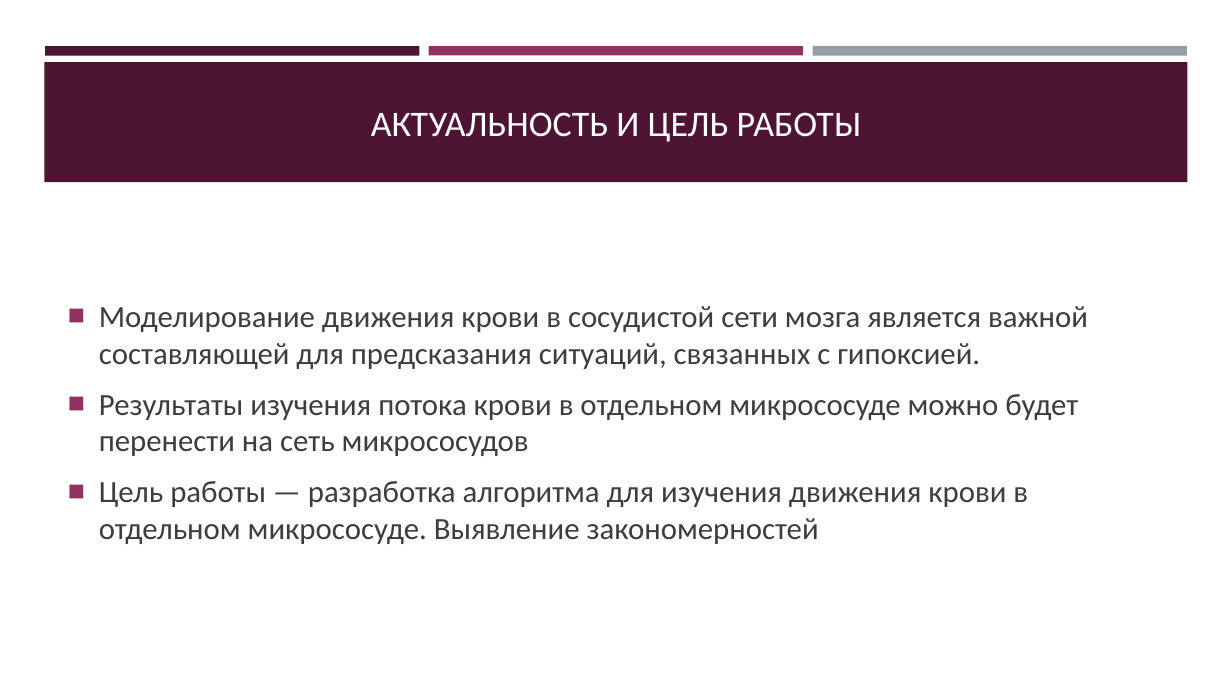
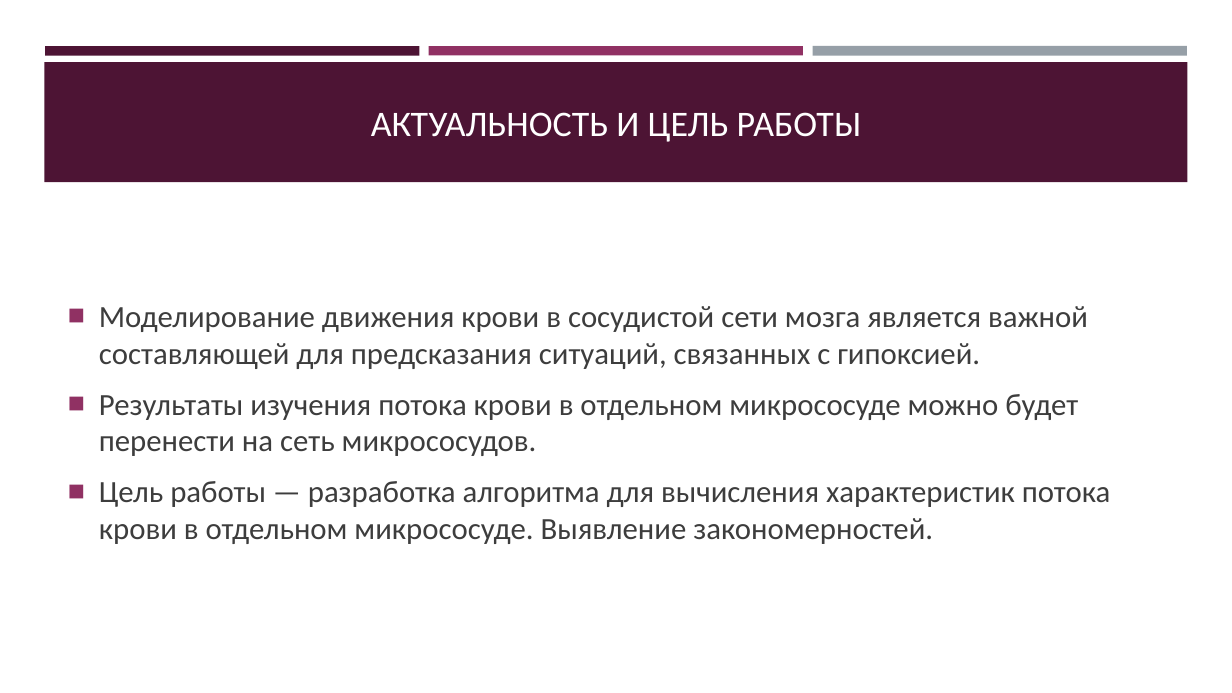
Before and after one commit to Jrol123/Blood_Science, a slide deck: slide 2 of f_docs/Презентация.pptx. Drawn at 1232x693 pixels with LibreOffice and Linux fonts; fonts in the diff are those of the drawing. Boxes give left, top, right and bottom in pixels: in the first picture for what was removed or moved away, otherwise in the second. Text is boxed around its words. In the diff, an @@ line names an element or a change of style, - is before the commit and + after.

```diff
--- a/f_docs/Презентация.pptx
+++ b/f_docs/Презентация.pptx
@@ text at (99, 394, 1111, 544): text changed @@
-■ Результаты изучения потока крови в отдельном микрососуде можно будет перенести на сеть микрососудов
-■ Цель работы — разработка алгоритма для изучения движения крови в отдельном микрососуде. Выявление закономерностей
+■ Результаты изучения потока крови в отдельном микрососуде можно будет перенести на сеть микрососудов.
+■ Цель работы — разработка алгоритма для вычисления характеристик потока крови в отдельном микрососуде. Выявление закономерностей.
```
Also in this commit, not shown: 9 slides added, 1 slide removed, 2 other files.
